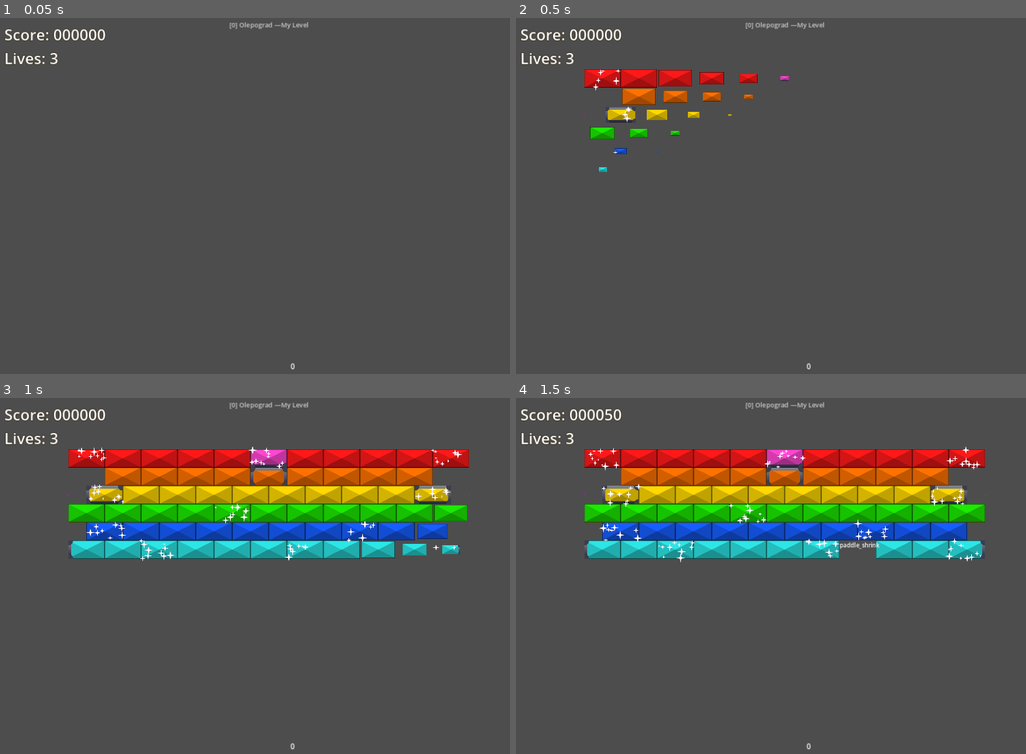
Above: before the commit, frames 1-4 (two rows, left to right).
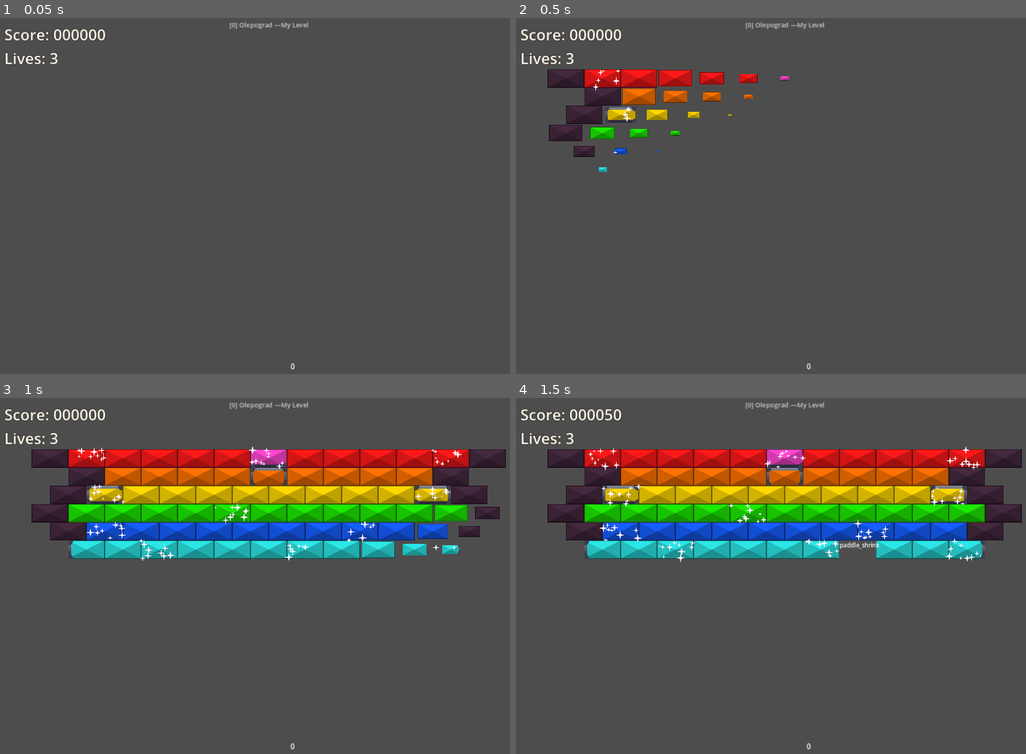
Above: after the commit, the same moments.

Repository: O-39889/brickout
Game: Godot game, scene res://scenes/main_level.tscn
The game is run twice, just before and just after one commit, with the same random seed, the same clock (stepped at 60 frames per second) and the same inputs. The engine's default icon, where the game draws it, is replaced by a stand-in: a white triangle on a blue panel in a dark square.
Inputs (mouse positions are in pixels of both pictures, inside the frame that each line leads up to):
- Up to frame 1 (0.05 s): no input
- Up to frame 2 (0.5 s): no input
- Up to frame 3 (1 s): move the mouse to (300, 576) at 0.52 s; click (300, 576) at 0.67 s
- Up to frame 4 (1.5 s): move the mouse to (755, 579) at 1.27 s; click (755, 579) at 1.42 s

Frame 1 is identical in both runs. In frame 2, 1.5% of the frame differs, in the area x 6-21%, y 14-40%; in frame 3, 3.2%; in frame 4, 3.7%, in the area x 6-100%, y 14-40%.

Commit message:
Add sprites to unbreakable bricks

Diff:
--- a/scenes/super_unbreakable_brick.tscn
+++ b/scenes/super_unbreakable_brick.tscn
@@ -1,10 +1,17 @@
-[gd_scene load_steps=3 format=3 uid="uid://clcdnhk8jx7nc"]
+[gd_scene load_steps=4 format=3 uid="uid://clcdnhk8jx7nc"]
 
 [ext_resource type="PackedScene" uid="uid://5p2y5riyrwvs" path="res://scenes/BrickBase.tscn" id="1_4x6ma"]
 [ext_resource type="Script" path="res://scripts/super_unbreakable_brick.gd" id="2_g4ytx"]
+[ext_resource type="Texture2D" uid="uid://bv217mfdwjr3c" path="res://assets/unbreakable-bricks-placeholder.png" id="3_7i42o"]
 
 [node name="SuperUnbreakableBrick" instance=ExtResource("1_4x6ma")]
 script = ExtResource("2_g4ytx")
 
 [node name="CollisionShape2D" parent="." index="0"]
+visible = false
 debug_color = Color(0.12, 0.12, 0.12, 0.419608)
+
+[node name="Sprite2D" parent="." index="1"]
+texture = ExtResource("3_7i42o")
+region_enabled = true
+region_rect = Rect2(0, 50, 100, 50)
--- a/scenes/unbreakable_brick.tscn
+++ b/scenes/unbreakable_brick.tscn
@@ -1,11 +1,18 @@
-[gd_scene load_steps=3 format=3 uid="uid://blefa03mpdv8b"]
+[gd_scene load_steps=4 format=3 uid="uid://blefa03mpdv8b"]
 
 [ext_resource type="PackedScene" uid="uid://5p2y5riyrwvs" path="res://scenes/BrickBase.tscn" id="1_uu1ev"]
 [ext_resource type="Script" path="res://scripts/unbreakable_brick.gd" id="2_a4mol"]
+[ext_resource type="Texture2D" uid="uid://bv217mfdwjr3c" path="res://assets/unbreakable-bricks-placeholder.png" id="3_byq2j"]
 
 [node name="UnbreakableBrick" instance=ExtResource("1_uu1ev")]
 script = ExtResource("2_a4mol")
 points = 10
 
 [node name="CollisionShape2D" parent="." index="0"]
+visible = false
 debug_color = Color(0.82, 0.82, 0.82, 0.419608)
+
+[node name="Sprite2D" parent="." index="1"]
+texture = ExtResource("3_byq2j")
+region_enabled = true
+region_rect = Rect2(0, 0, 100, 50)
--- a/scripts/super_unbreakable_brick.gd
+++ b/scripts/super_unbreakable_brick.gd
@@ -2,5 +2,11 @@
 class_name SuperUnbreakableBrick extends Brick;
 
 
+func _ready():
+	$Sprite2D.region_rect.size.x = width;
+	$Sprite2D.region_rect.size.y = height;
+	super();
+
+
 func hit(by: Node2D, _damage: int):
 	EventBus.brick_hit.emit(self, by);
--- a/scripts/unbreakable_brick.gd
+++ b/scripts/unbreakable_brick.gd
@@ -1,5 +1,11 @@
 ## Still breakable btw! By acid and explosions.
 class_name UnbreakableBrick extends Brick;
+
+
+func _ready():
+	$Sprite2D.region_rect.size.x = width;
+	$Sprite2D.region_rect.size.y = height;
+	super();
 
 
 func hit(by: Node2D, damage: int):
Binary file added: assets/unbreakable-bricks-placeholder.png
Not shown, added: assets/unbreakable-bricks-placeholder.png.import
